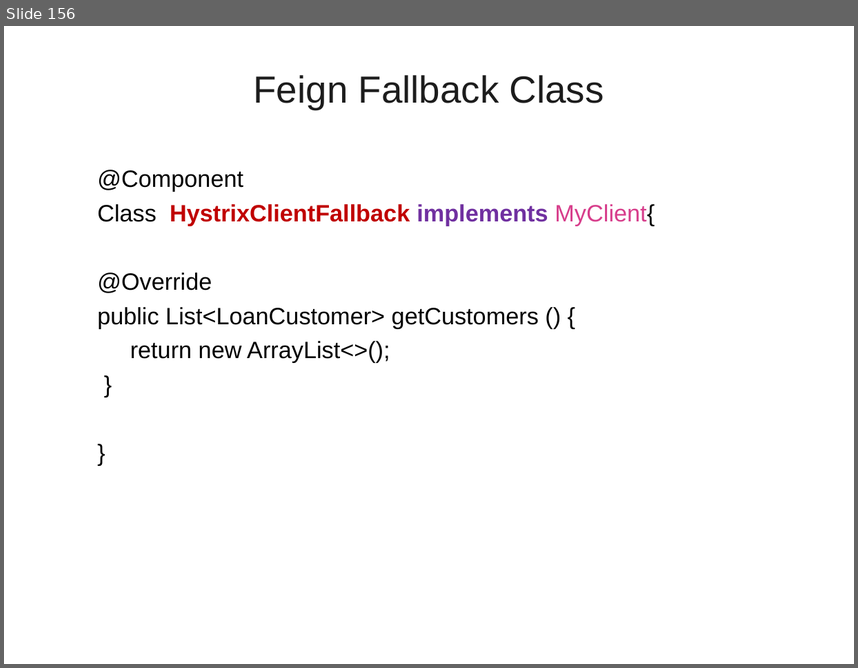
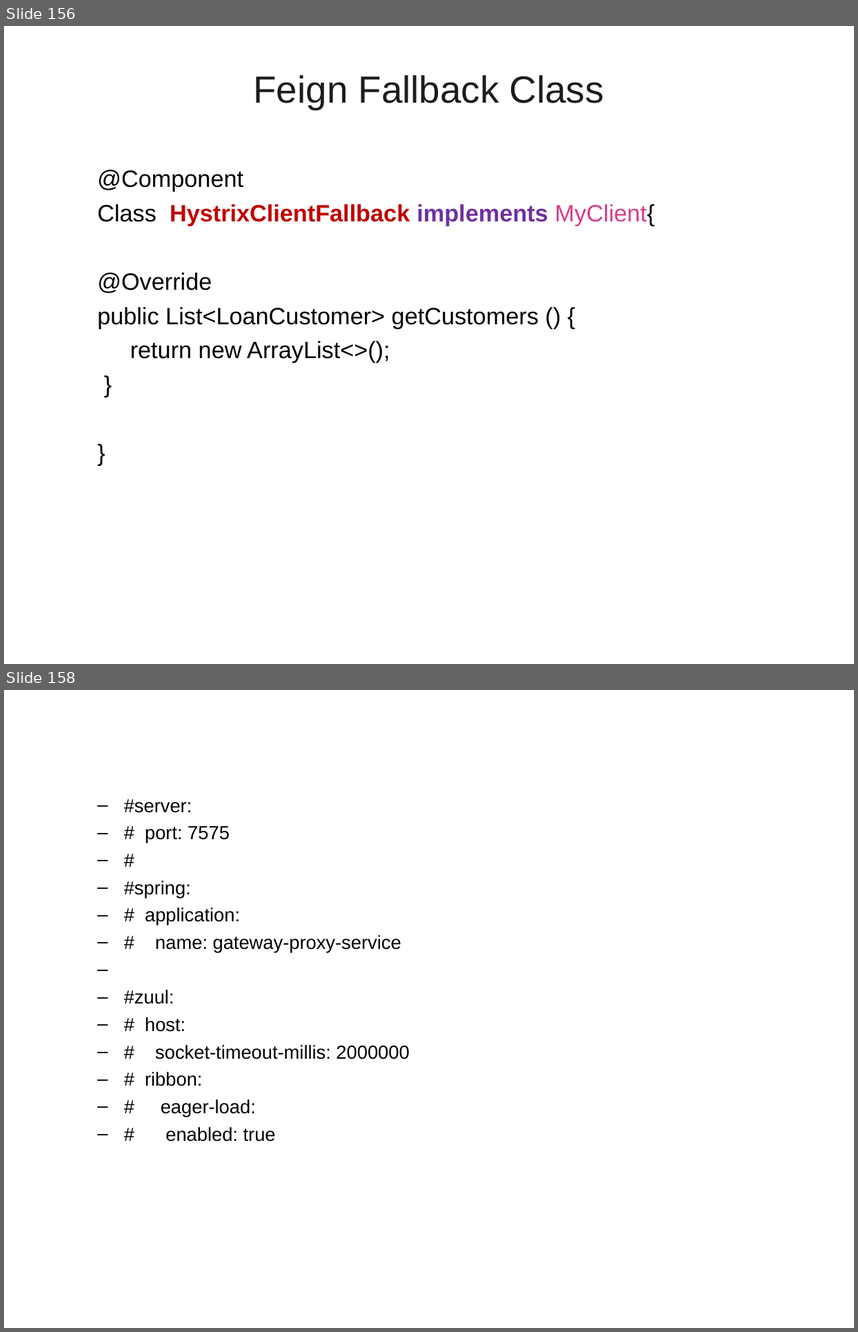
Before and after one commit to vatsank/spring_presentations, a slide deck: SpringMicroService_Module1_Ver01.ppt. Shown one above the other, each under a label of ours: slide 156 before the commit, slides 156 and 158 after it; the slides between them are not shown. The pictures are 858x668 and 858x1332 pixels, drawn with LibreOffice and Linux fonts; fonts in the diff are those of the drawing; background and template pictures are left out. Boxes give left, top, right and bottom in pixels: in the first picture for what was removed or moved away, otherwise in the second. Text is boxed around its words. In the diff, an @@ line names an element or a change of style, - is before the commit and + after.

```diff
--- a/SpringMicroService_Module1_Ver01.ppt
+++ b/SpringMicroService_Module1_Ver01.ppt
@@ slide 158 added at bbox=[4, 690, 854, 1328], background picture (left out) @@
@@ text added at bbox=[124, 799, 409, 1141], 16 pt, text #000000 @@
+  – #server:
+  – # port: 7575
+  – #
+  – #spring:
+  – # application:
+  – # name: gateway-proxy-service
+  – #zuul:
+  – # host:
+  – # socket-timeout-millis: 2000000
+  – # ribbon:
+  – # eager-load:
+  – # enabled: true
```
Also in this commit, not shown: 6 slides changed, 4 other slides added, 2 slides removed, 2 other files.
